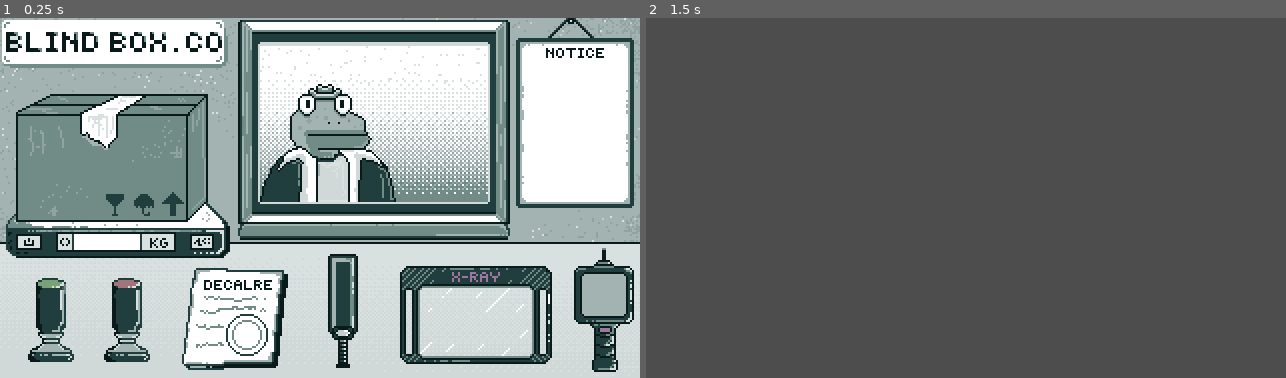
Above: before the commit, frames 1-2 (left to right).
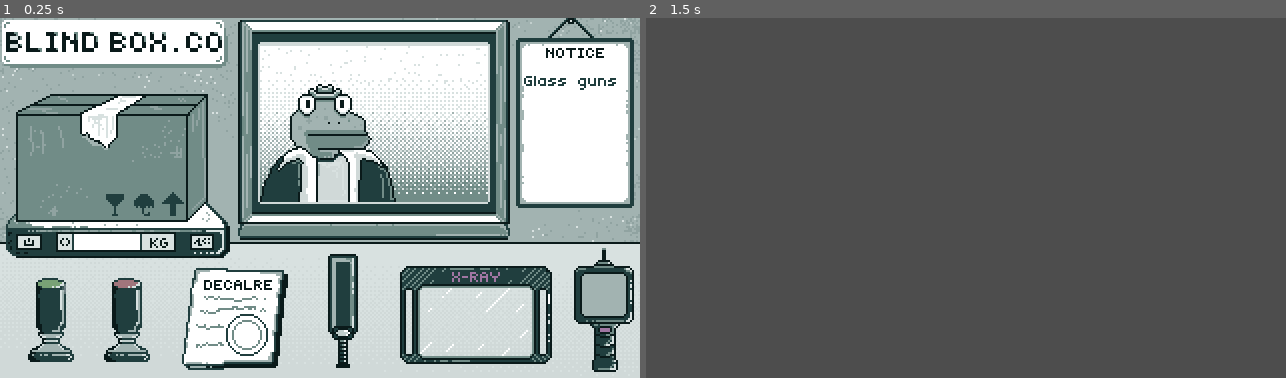
Above: after the commit, the same moments.

Repository: hkattt/blind-box-co
Game: Godot game, scene res://scenes/Main.tscn
The game is run twice, just before and just after one commit, with the same random seed, the same clock (stepped at 60 frames per second) and the same inputs.
Inputs (mouse positions are in pixels of both pictures, inside the frame that each line leads up to):
- Up to frame 1 (0.25 s): no input
- Up to frame 2 (1.5 s): click "Approve" at 0.5 s; tap Enter at 1.25 s; move the mouse to (1106, 180) at 1.27 s; click (1106, 180) at 1.42 s

The runs differ from the first frame. In frame 1, 0.2% of the frame differs, in the area x 81-97%, y 16-20%; in frame 2, nothing differs.

Commit message:
Added text to the notice

Diff:
--- a/src/data/blind_box_theme.tres
+++ b/src/data/blind_box_theme.tres
@@ -1,6 +1,6 @@
 [gd_resource type="Theme" load_steps=4 format=3 uid="uid://ddkiveq4ar8ft"]
 
-[ext_resource type="FontFile" uid="uid://ct3hyyyhx1ekm" path="res://assets/font/HelvetiPixel.ttf" id="1_6r2og"]
+[ext_resource type="FontFile" uid="uid://4fw35e0pujq6" path="res://assets/font/TinyUnicode.ttf" id="1_hl4cj"]
 [ext_resource type="Texture2D" uid="uid://vk6xhf1hrp23" path="res://assets/images/ui/text-box.png" id="2_hl4cj"]
 
 [sub_resource type="StyleBoxTexture" id="StyleBoxTexture_bsj0i"]
@@ -13,5 +13,5 @@
 [resource]
 Label/colors/font_color = Color(0.12549, 0.243137, 0.243137, 1)
 Label/font_sizes/font_size = 16
-Label/fonts/font = ExtResource("1_6r2og")
+Label/fonts/font = ExtResource("1_hl4cj")
 PanelContainer/styles/panel = SubResource("StyleBoxTexture_bsj0i")
--- a/src/data/days/day.tres
+++ b/src/data/days/day.tres
@@ -1,10 +1,12 @@
-[gd_resource type="Resource" script_class="DayData" load_steps=4 format=3 uid="uid://bpq7e50dyx0vd"]
+[gd_resource type="Resource" script_class="DayData" load_steps=5 format=3 uid="uid://bpq7e50dyx0vd"]
 
 [ext_resource type="Script" uid="uid://6kbdvw4yxbnb" path="res://resources/InterrogationData.gd" id="1_1kygk"]
 [ext_resource type="Resource" uid="uid://80dpgfvfgapt" path="res://data/days/interrogations/greg-interrogation.tres" id="2_iwjv1"]
+[ext_resource type="Resource" uid="uid://d2t2on4vkhp55" path="res://data/days/notices/notice.tres" id="3_1kygk"]
 [ext_resource type="Script" uid="uid://cf8yjujibee5i" path="res://resources/DayData.gd" id="4_nijca"]
 
 [resource]
 script = ExtResource("4_nijca")
 interrogations = Array[ExtResource("1_1kygk")]([ExtResource("2_iwjv1")])
+notice = ExtResource("3_1kygk")
 metadata/_custom_type_script = "uid://cf8yjujibee5i"
--- a/src/data/days/interrogations/packages/package.tres
+++ b/src/data/days/interrogations/packages/package.tres
@@ -8,7 +8,7 @@
 script = ExtResource("2_s3oon")
 image = ExtResource("1_wmkg4")
 xray_image = ExtResource("3_s3oon")
-has_contraband = true
+has_contraband = false
 has_metal = false
-has_chemical = true
+has_chemical = false
 metadata/_custom_type_script = "uid://udd4i3po5oqi"
--- /dev/null
+++ b/src/data/days/notices/notice.tres
@@ -0,0 +1,8 @@
+[gd_resource type="Resource" script_class="NoticeData" load_steps=2 format=3 uid="uid://d2t2on4vkhp55"]
+
+[ext_resource type="Script" uid="uid://blcisleuv746k" path="res://resources/NoticeData.gd" id="1_tgst6"]
+
+[resource]
+script = ExtResource("1_tgst6")
+text = "Glass guns"
+metadata/_custom_type_script = "uid://blcisleuv746k"
--- a/src/resources/DayData.gd
+++ b/src/resources/DayData.gd
@@ -1,3 +1,4 @@
 class_name DayData extends Resource
 
 @export var interrogations: Array[InterrogationData]
+@export var notice: NoticeData
--- /dev/null
+++ b/src/resources/NoticeData.gd
@@ -0,0 +1,3 @@
+class_name NoticeData extends Resource
+
+@export var text: String
--- a/src/scenes/Interrogation.tscn
+++ b/src/scenes/Interrogation.tscn
@@ -41,9 +41,6 @@
 offset_right = 198.0
 offset_bottom = 92.0
 
-[node name="Notice" parent="." instance=ExtResource("5_vuct2")]
-position = Vector2(287, 47)
-
 [node name="Scale" parent="." instance=ExtResource("6_i1cgd")]
 position = Vector2(59, 101)
 
@@ -54,6 +51,9 @@
 offset_top = 38.0
 offset_right = 104.0
 offset_bottom = 102.0
+
+[node name="Notice" parent="." instance=ExtResource("5_vuct2")]
+position = Vector2(287, 47)
 
 [node name="CanvasLayer" type="CanvasLayer" parent="."]
 
--- a/src/scenes/room/Notice.tscn
+++ b/src/scenes/room/Notice.tscn
@@ -1,9 +1,17 @@
-[gd_scene load_steps=2 format=3 uid="uid://c3jhosy5kqbbw"]
+[gd_scene load_steps=3 format=3 uid="uid://c3jhosy5kqbbw"]
 
 [ext_resource type="Texture2D" uid="uid://bw73xspqdmyhb" path="res://assets/images/room/notice.png" id="1_73ngg"]
+[ext_resource type="Script" uid="uid://ebfbda06jhae" path="res://scripts/room/Notice.gd" id="1_xhckg"]
 
 [node name="Notice" type="Node2D"]
+script = ExtResource("1_xhckg")
 
 [node name="Sprite2D" type="Sprite2D" parent="."]
 texture_filter = 3
 texture = ExtResource("1_73ngg")
+
+[node name="Label" type="Label" parent="."]
+offset_left = -25.0
+offset_top = -24.0
+offset_right = 26.0
+offset_bottom = 44.0
--- a/src/scripts/Interrogation.gd
+++ b/src/scripts/Interrogation.gd
@@ -4,12 +4,14 @@
 
 @onready var character_slot: Control = $CharacterSlot
 @onready var package_slot: Control   = $PackageSlot
+@onready var notice: Notice          = $Notice
+
 @onready var xray: Area2D = $CanvasLayer/XRay
 
 var character_scene: PackedScene = preload("res://scenes/Character.tscn")
 var package_scene: PackedScene   = preload("res://scenes/Package.tscn")
 
-func setup(character_data: CharacterData, package_data: PackageData):
+func setup(character_data: CharacterData, package_data: PackageData, notice_data: NoticeData):
 	var character: Node2D = character_scene.instantiate()
 	character_slot.add_child(character)
 	character.load_character(character_data)
@@ -19,6 +21,8 @@
 	package.set_xray(xray)
 	package.load_package(package_data)
 
+	notice.load_notice(notice_data)
+
 func _on_approve_button_pressed() -> void:
 	print('Interrogation: Interrogation complete')
 	interrogation_complete.emit()
--- a/src/scripts/managers/DayManager.gd
+++ b/src/scripts/managers/DayManager.gd
@@ -6,9 +6,11 @@
 
 var current_interrogation: Node2D = null
 var interrogation_queue: Array[InterrogationData] = []
+var notice_data: NoticeData
 
 func start_day(day_data: DayData) -> void:
-	interrogation_queue = day_data.interrogations.duplicate()
+	interrogation_queue = day_data.interrogations
+	notice_data = day_data.notice
 	process_next_interrogation()
 
 func process_next_interrogation() -> void:
@@ -27,7 +29,7 @@
 	current_interrogation = interrogation_scene.instantiate()
 	get_tree().current_scene.add_child(current_interrogation)
 	# Populate with the interrogation data
-	current_interrogation.setup(interrogation_data.character, interrogation_data.package)
+	current_interrogation.setup(interrogation_data.character, interrogation_data.package, notice_data)
 	current_interrogation.interrogation_complete.connect(_on_interrogation_complete, CONNECT_ONE_SHOT)
 
 func _on_interrogation_complete() -> void:
--- /dev/null
+++ b/src/scripts/room/Notice.gd
@@ -0,0 +1,17 @@
+class_name Notice extends Node2D
+
+@onready var label: Label = $Label
+
+var pending_notice_data: NoticeData
+
+func _ready():
+	if pending_notice_data:
+		_process_notice_data()
+
+func _process_notice_data():
+	label.text = pending_notice_data.text
+
+func load_notice(notice_data: NoticeData):
+	pending_notice_data = notice_data
+	if is_inside_tree():
+		_process_notice_data()
Binary file added: src/assets/font/TinyUnicode.ttf
Not shown, added: src/assets/font/TinyUnicode.ttf.import
Not shown, added: src/resources/NoticeData.gd.uid
Not shown, added: src/scripts/room/Notice.gd.uid
